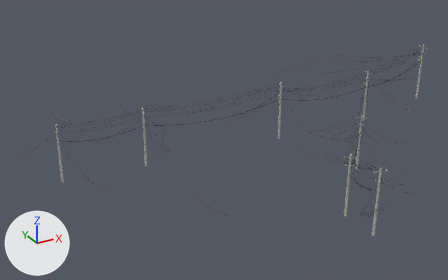
The FBX model haengin1/concept/art/env/buildings/Z1_Wires.fbx: old version first, new version second.
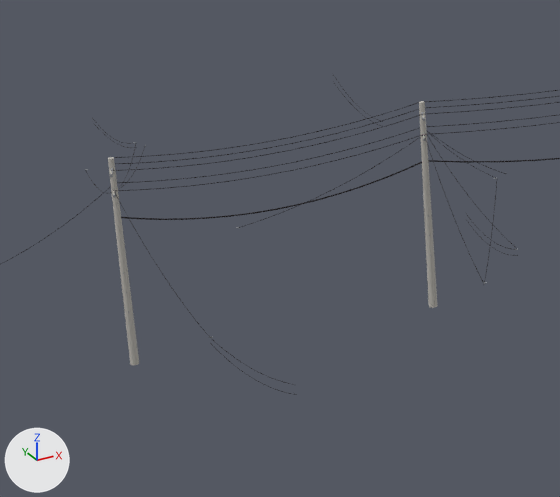
The first picture shows the older version from a 50 mm camera at (119.2, -174.5, 66.2) aimed at (158.7, -102.8, 30.4). The close-ups show the older and then the newer version on the part from 6% to 41% of the width and 29% to 78% of the height of that picture. Only the edits that show in the close-ups are written down. Lighting does not change. The marker at lower left points along +X, +Y and +Z. Objects named as collision shapes, trigger or cutter boxes, shadow casters or lower levels of detail are left out. Where no turn or scale is listed for an object, it has been applied to the vertices.

Names of what the first close-up shows: 'Pole_3_LOD0', 'Pole_6_LOD0', 'Pole_7_LOD0'.
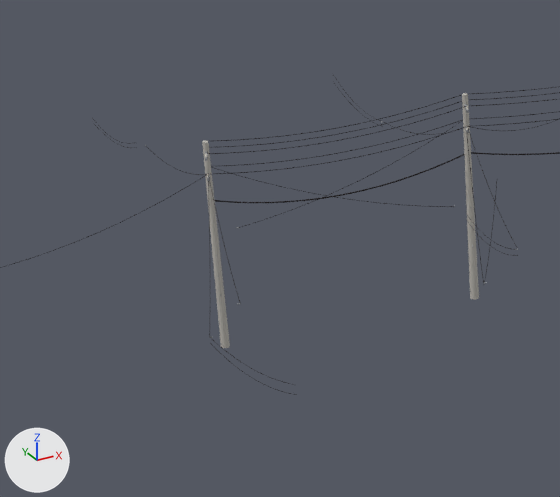
Where the newer file only moved an object's origin or applied its transform, the numbers keep the older frame.

Patch to the scene script:
```diff
--- a/haengin1/concept/art/env/buildings/Z1_Wires.fbx.py
+++ b/haengin1/concept/art/env/buildings/Z1_Wires.fbx.py
@@ me_pole_6_lod0 @@
-me_pole_6_lod0.from_pydata(...)  # 955 vertices, 842 faces; spans x -7.4..7.4, y -13.4..13.4, z 0.0..9.3
+me_pole_6_lod0.from_pydata(...)  # 1015 vertices, 877 faces; spans x -9.3..9.3, y -13.4..13.4, z 0.0..9.3
+# me_pole_6_lod0 part 1: the loose piece of 16 vertices spanning x 4.6..5.0, y -4.0..-3.6, z 0.0..9.3 is moved by (-3.8, -0.5, 0.0)
+# me_pole_6_lod0 part 2: the loose piece of 60 vertices spanning x -7.4..4.6, y -4.5..-0.8, z 7.5..9.1 is scaled about its middle by (0.842, 0.853, 0.872), then moved by (-2.8, -0.8, 0.1)
+# me_pole_6_lod0 part 3: the loose piece of 60 vertices spanning x -7.2..4.8, y -3.8..-0.1, z 7.5..9.1 is scaled about its middle by (0.842, 0.853, 0.872), then moved by (-2.8, -0.8, 0.1)
+# me_pole_6_lod0 part 4: the loose piece of 60 vertices spanning x -7.0..5.0, y -3.2..0.5, z 7.5..9.1 is scaled about its middle by (0.842, 0.853, 0.872), then moved by (-2.8, -0.8, 0.1)
+# me_pole_6_lod0 part 5: the loose piece of 60 vertices spanning x -7.3..4.7, y -4.2..-0.5, z 6.5..8.1 is scaled about its middle by (0.842, 0.853, 0.872), then moved by (-2.8, -0.8, 0.1)
+# me_pole_6_lod0 part 6: the loose piece of 60 vertices spanning x -7.1..4.9, y -3.4..0.3, z 6.5..8.1 is scaled about its middle by (0.842, 0.853, 0.872), then moved by (-2.8, -0.8, 0.1)
+# me_pole_6_lod0 part 7: the loose piece of 75 vertices spanning x -7.2..4.8, y -3.8..-0.1, z 4.9..6.7 is scaled about its middle by (0.842, 0.853, 0.878), then moved by (-2.8, -0.8, 0.1)
+# me_pole_6_lod0 part 8: the loose piece of 44 vertices spanning x 3.4..4.7, y -13.0..-4.2, z 5.2..8.0 is scaled about its middle by (2.53, 1.03, 1.08), then moved by (-4.5, 0.1, -0.1)
+# me_pole_6_lod0 part 9: the loose piece of 44 vertices spanning x 4.7..4.9, y -13.4..-3.4, z 6.5..8.0 is scaled about its middle by (7.43, 0.865, 1.12), then moved by (-4.7, -0.7, -0.1)
+# me_pole_6_lod0 part 10: the loose piece of 44 vertices spanning x 4.9..6.9, y -6.6..-3.4, z 6.5..8.0 is scaled about its middle by (0.0935, -3.36, 2.23), then moved by (-4.9, 5.5, -0.9)
+# me_pole_6_lod0 part 11: the loose piece of 44 vertices spanning x 4.9..7.4, y -6.3..-3.4, z 6.5..8.0 is scaled about its middle by (3.44, -2.63, 2.23), then moved by (-1.1, 3.9, -0.9)
+# other edits to the shape of me_pole_6_lod0 do not show in these pictures
 me_pole_6_lod0.materials.append(mat_m_ac_white)
@@ me_pole_7_lod0 @@
-me_pole_7_lod0.from_pydata(...)  # 536 vertices, 452 faces; spans x -4.5..4.5, y -16.5..16.5, z 0.0..9.3
+me_pole_7_lod0.from_pydata(...)  # 596 vertices, 487 faces; spans x -9.0..9.0, y -16.5..16.5, z 0.0..9.3
+# me_pole_7_lod0 part 12: the loose piece of 16 vertices spanning x 0.8..1.2, y -0.5..-0.2, z 0.0..9.3 is moved by (-0.9, -1.1, 0.0)
+# me_pole_7_lod0 part 13: the loose piece of 44 vertices spanning x 0.9..1.7, y -10.3..-0.8, z 5.5..8.0 is scaled about its middle by (-2.02, 0.901, 0.712), then moved by (-2.1, -0.6, 0.3)
+# me_pole_7_lod0 part 14: the loose piece of 44 vertices spanning x 0.9..2.0, y -0.8..9.6, z 4.9..8.0 is scaled about its middle by (-2.66, -0.894, 0.961), then moved by (-2.8, -10.1, 0.1)
+# other edits to the shape of me_pole_7_lod0 do not show in these pictures
 me_pole_7_lod0.materials.append(mat_m_ac_white)
@@ ob_pole_6_lod0 @@
 ob_pole_6_lod0 = bpy.data.objects.new('Pole_6_LOD0', me_pole_6_lod0)
-ob_pole_6_lod0.location = (145.2, -90.08, 24.51)
+ob_pole_6_lod0.location = (150.67, -90.08, 24.73)
@@ ob_pole_3_lod0 @@
 ob_pole_3_lod0 = bpy.data.objects.new('Pole_3_LOD0', me_pole_3_lod0)
-ob_pole_3_lod0.location = (163.52, -101.82, 27.12)
+ob_pole_3_lod0.location = (164.36, -102.09, 26.56)
@@ ob_pole_7_lod0 @@
 ob_pole_7_lod0 = bpy.data.objects.new('Pole_7_LOD0', me_pole_7_lod0)
-ob_pole_7_lod0.location = (137.0, -89.85, 23.08)
+ob_pole_7_lod0.location = (141.5, -89.85, 23.48)
```

Location of each change, [x1, y1, x2, y2] in pixels of the close-ups (560 x 497 px; the box of a moved part takes in the faces that stretch with it):
'Pole_6_LOD0', reshaped, moved: before [111, 76, 518, 308]; after [206, 76, 560, 300]
'Pole_7_LOD0', reshaped, moved: before [1, 119, 297, 395]; after [0, 119, 455, 395]
'Pole_3_LOD0', moved: before [425, 90, 560, 163]; after [468, 86, 560, 155]
part 1 of me_pole_6_lod0, moved or reshaped: before [419, 101, 438, 308]; after [462, 93, 479, 300]
part 2 of me_pole_6_lod0, moved or reshaped: before [111, 114, 423, 171]; after [206, 106, 466, 154]
part 3 of me_pole_6_lod0, moved or reshaped: before [118, 109, 418, 164]; after [209, 101, 462, 148]
part 4 of me_pole_6_lod0, moved or reshaped: before [114, 102, 419, 158]; after [216, 95, 461, 141]
part 5 of me_pole_6_lod0, moved or reshaped: before [115, 134, 424, 191]; after [216, 126, 467, 174]
part 6 of me_pole_6_lod0, moved or reshaped: before [118, 128, 419, 183]; after [224, 120, 462, 166]
part 7 of me_pole_6_lod0, moved or reshaped: before [121, 162, 422, 220]; after [214, 154, 465, 203]
part 8 of me_pole_6_lod0, moved or reshaped: before [424, 135, 484, 283]; after [466, 132, 484, 283]
part 9 of me_pole_6_lod0, moved or reshaped: before [427, 135, 516, 248]; after [467, 126, 518, 249]
part 10 of me_pole_6_lod0, moved or reshaped: before [427, 131, 496, 178]; after [384, 122, 460, 135]
part 11 of me_pole_6_lod0, moved or reshaped: before [429, 132, 506, 174]; after [469, 118, 560, 131]
part 12 of me_pole_7_lod0, moved or reshaped: before [108, 157, 139, 365]; after [202, 140, 230, 348]
part 13 of me_pole_7_lod0, moved or reshaped: before [114, 192, 209, 336]; after [208, 175, 241, 304]
part 14 of me_pole_7_lod0, moved or reshaped: before [85, 170, 112, 193]; after [208, 181, 210, 337]
